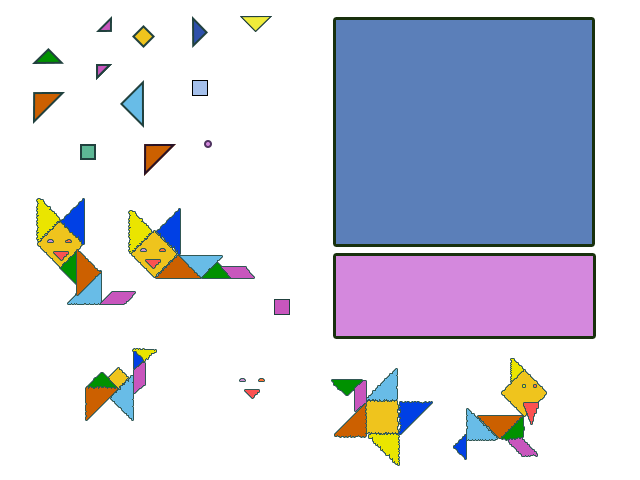
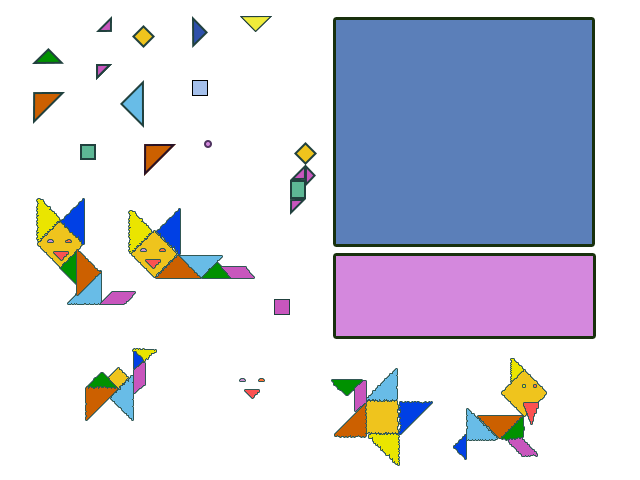
Layers edited between the first and the second 640×480 image:
added layer "Прямоугольник 1" (1st of 2) above "Прямоугольник 1 копия" over [290, 180, 306, 199]
added layer "Прямоугольник 1 копия" (1st of 2) above "Многоугольник 1 копия 20" over [294, 142, 317, 165]
added layer "Многоугольник 1 копия 20" above "Многоугольник 1 копия 7" over [305, 164, 316, 187]
added layer "Многоугольник 1 копия 7" (1st of 7) above "Многоугольник 1 копия 14" over [290, 164, 306, 180]
added layer "Многоугольник 1 копия 14" (1st of 2) above "Прямоугольник 1" over [290, 199, 306, 215]
